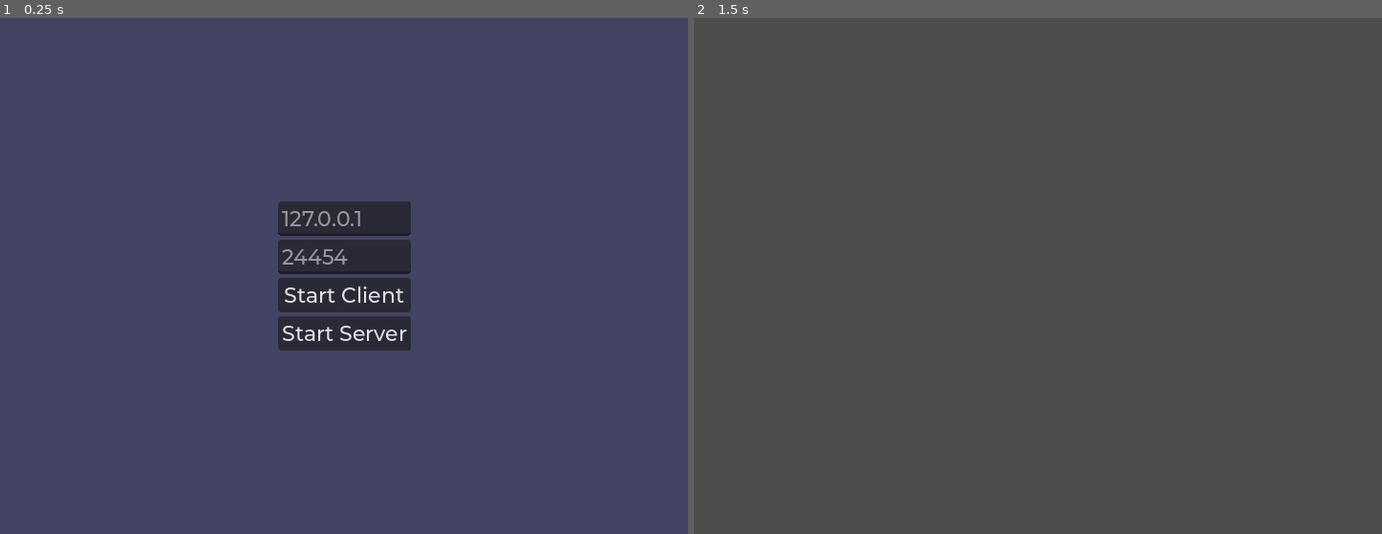
Above: before the commit, frames 1-2 (left to right).
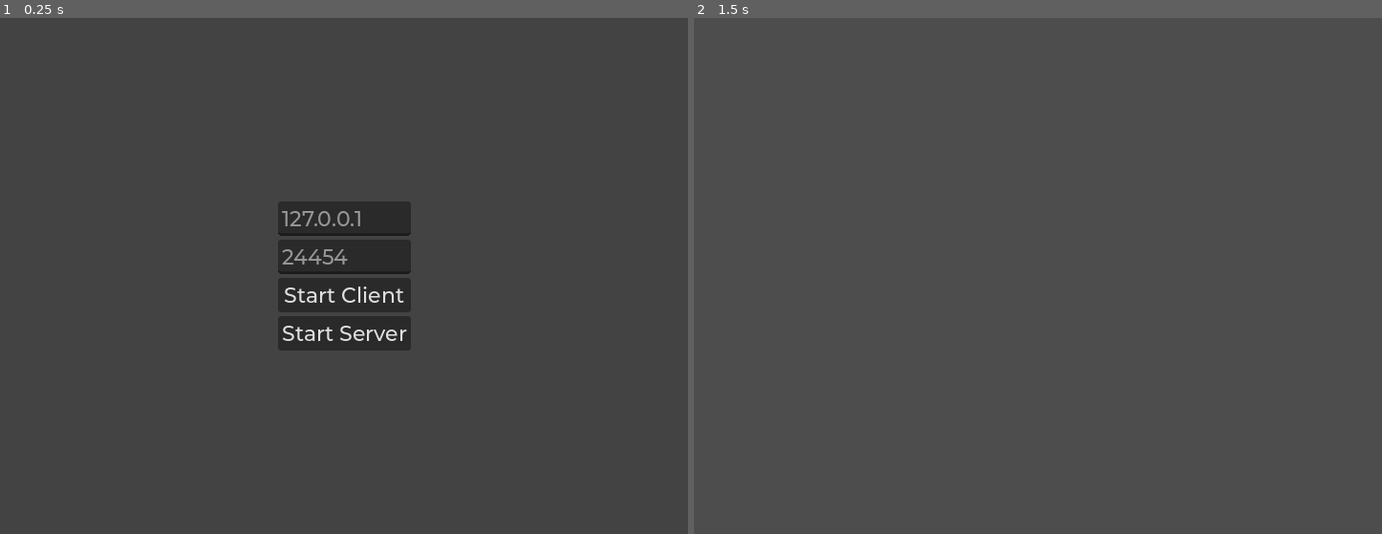
Above: after the commit, the same moments.

Repository: shmingusdingus/wizard-slop
Game: Godot game, scene res://scenes/main.tscn
Same seed, same stepped clock (60 frames per second), same inputs: the game is played once before the commit and once after it.
Inputs:
- Up to frame 1 (0.25 s): no input
- Up to frame 2 (1.5 s): click "Start Server" at 0.5 s; tap Enter at 1.25 s; hold D (move_right) from 1.28 s (still down); hold J (rune_cast) from 1.28 s (still down)

The runs differ from the first frame. In frame 1, 95% of the frame differs, in the area x 0-100%, y 0-100%; in frame 2, nothing differs.

Commit message:
Add basic respawn, with errors

Diff:
--- a/project.godot
+++ b/project.godot
@@ -19,6 +19,7 @@
 
 MusicPlayer="*res://scenes/music_player.tscn"
 NetworkHandler="*res://scripts/network_handler.gd"
+GameEvents="*res://scripts/game_events.gd"
 
 [display]
 
@@ -96,16 +97,6 @@
 "events": [Object(InputEventKey,"resource_local_to_scene":false,"resource_name":"","device":-1,"window_id":0,"alt_press …(192 unchanged characters)…
 ]
 }
-create_server={
-"deadzone": 0.2,
-"events": [Object(InputEventKey,"resource_local_to_scene":false,"resource_name":"","device":-1,"window_id":0,"alt_pressed":false,"shift_pressed":false,"ctrl_pressed":false,"meta_pressed":false,"pressed":false,"keycode":0,"physical_keycode":4194439,"key_label":0,"unicode":49,"location":0,"echo":false,"script":null)
-]
-}
-create_client={
-"deadzone": 0.2,
-"events": [Object(InputEventKey,"resource_local_to_scene":false,"resource_name":"","device":-1,"window_id":0,"alt_pressed":false,"shift_pressed":false,"ctrl_pressed":false,"meta_pressed":false,"pressed":false,"keycode":0,"physical_keycode":4194440,"key_label":0,"unicode":50,"location":0,"echo":false,"script":null)
-]
-}
 
 [layer_names]
 
--- a/scenes/main.tscn
+++ b/scenes/main.tscn
@@ -1,10 +1,11 @@
-[gd_scene load_steps=9 format=3 uid="uid://bta11quox1k0i"]
+[gd_scene load_steps=10 format=3 uid="uid://bta11quox1k0i"]
 
 [ext_resource type="Script" uid="uid://c2575xxndpfwr" path="res://scripts/main.gd" id="1_tbgi4"]
 [ext_resource type="PackedScene" uid="uid://d281rpu4m46xo" path="res://scenes/player.tscn" id="2_tefeu"]
 [ext_resource type="PackedScene" uid="uid://na58botoqv7o" path="res://scenes/arena.tscn" id="3_o6xl0"]
 [ext_resource type="Script" uid="uid://cdrhor5evn08p" path="res://scripts/multiplayer_spawner.gd" id="4_o6xl0"]
 [ext_resource type="FontFile" uid="uid://d26ygm7uwqeib" path="res://fonts/Montserrat-Medium.ttf" id="4_tipki"]
+[ext_resource type="Script" uid="uid://bx44wlu5prwpj" path="res://scenes/user_interface.gd" id="6_tefeu"]
 
 [sub_resource type="StyleBoxFlat" id="StyleBoxFlat_tefeu"]
 content_margin_left = 4.0
@@ -47,7 +48,7 @@
 [node name="Main" type="Node"]
 script = ExtResource("1_tbgi4")
 
-[node name="MultiplayerSpawner" type="MultiplayerSpawner" parent="." node_paths=PackedStringArray("team_zed_pos_spawn", "team_zed_neg_spawn")]
+[node name="MultiplayerSpawner" type="MultiplayerSpawner" parent="." node_paths=PackedStringArray("team_zed_pos_spawn", "team_zed_neg_spawn") groups=["player_spawner"]]
 _spawnable_scenes = PackedStringArray("uid://d281rpu4m46xo")
 spawn_path = NodePath("../Players")
 script = ExtResource("4_o6xl0")
@@ -73,18 +74,18 @@
 grow_horizontal = 2
 grow_vertical = 2
 theme = SubResource("Theme_lquwl")
+script = ExtResource("6_tefeu")
 
-[node name="Retry" type="ColorRect" parent="UserInterface"]
-visible = false
+[node name="RespawnScreen" type="ColorRect" parent="UserInterface"]
 layout_mode = 1
 anchors_preset = 15
 anchor_right = 1.0
 anchor_bottom = 1.0
 grow_horizontal = 2
 grow_vertical = 2
-color = Color(0, 0, 0, 0.14901961)
+color = Color(0, 0, 0, 0.1254902)
 
-[node name="RetryLabel" type="Label" parent="UserInterface/Retry"]
+[node name="RespawnContainer" type="VBoxContainer" parent="UserInterface/RespawnScreen"]
 layout_mode = 1
 anchors_preset = 8
 anchor_left = 0.5
@@ -92,20 +93,23 @@
 anchor_right = 0.5
 anchor_bottom = 0.5
 offset_left = -20.0
-offset_top = -14.0
+offset_top = -20.0
 offset_right = 20.0
-offset_bottom = 14.0
+offset_bottom = 20.0
 grow_horizontal = 2
 grow_vertical = 2
-text = "Press \"Space\" to Respawn"
 
-[node name="ConnectionMenu" type="ColorRect" parent="UserInterface"]
+[node name="RespawnButton" type="Button" parent="UserInterface/RespawnScreen/RespawnContainer"]
+layout_mode = 2
+text = "Respawn"
+
+[node name="ConnectionScreen" type="ColorRect" parent="UserInterface"]
 layout_mode = 1
 offset_right = 720.0
 offset_bottom = 540.0
-color = Color(0, 0, 1, 0.1254902)
+color = Color(0, 0, 0, 0.1254902)
 
-[node name="ConnectionContainer" type="VBoxContainer" parent="UserInterface/ConnectionMenu"]
+[node name="ConnectionContainer" type="VBoxContainer" parent="UserInterface/ConnectionScreen"]
 layout_mode = 1
 anchors_preset = 8
 anchor_left = 0.5
@@ -119,19 +123,19 @@
 grow_horizontal = 2
 grow_vertical = 2
 
-[node name="ServerIp" type="LineEdit" parent="UserInterface/ConnectionMenu/ConnectionContainer"]
+[node name="ServerIp" type="LineEdit" parent="UserInterface/ConnectionScreen/ConnectionContainer"]
 layout_mode = 2
 placeholder_text = "127.0.0.1"
 
-[node name="ServerPort" type="LineEdit" parent="UserInterface/ConnectionMenu/ConnectionContainer"]
+[node name="ServerPort" type="LineEdit" parent="UserInterface/ConnectionScreen/ConnectionContainer"]
 layout_mode = 2
 placeholder_text = "24454"
 
-[node name="ClientButton" type="Button" parent="UserInterface/ConnectionMenu/ConnectionContainer"]
+[node name="ClientButton" type="Button" parent="UserInterface/ConnectionScreen/ConnectionContainer"]
 layout_mode = 2
 text = "Start Client"
 
-[node name="ServerButton" type="Button" parent="UserInterface/ConnectionMenu/ConnectionContainer"]
+[node name="ServerButton" type="Button" parent="UserInterface/ConnectionScreen/ConnectionContainer"]
 layout_mode = 2
 text = "Start Server"
 
@@ -144,5 +148,6 @@
 [node name="SpawnZedNeg" type="Marker3D" parent="."]
 transform = Transform3D(-0.99999994, 0, -8.742277e-08, 0, 1, 0, 8.742277e-08, 0, -0.99999994, 0, 0.5, -10)
 
-[connection signal="pressed" from="UserInterface/ConnectionMenu/ConnectionContainer/ClientButton" to="." method="_on_client_button_pressed"]
-[connection signal="pressed" from="UserInterface/ConnectionMenu/ConnectionContainer/ServerButton" to="." method="_on_server_button_pressed"]
+[connection signal="pressed" from="UserInterface/RespawnScreen/RespawnContainer/RespawnButton" to="UserInterface" method="_on_respawn_button_pressed"]
+[connection signal="pressed" from="UserInterface/ConnectionScreen/ConnectionContainer/ClientButton" to="UserInterface" method="_on_client_button_pressed"]
+[connection signal="pressed" from="UserInterface/ConnectionScreen/ConnectionContainer/ServerButton" to="UserInterface" method="_on_server_button_pressed"]
--- /dev/null
+++ b/scenes/user_interface.gd
@@ -0,0 +1,45 @@
+extends Control
+
+func _ready():
+	$RespawnScreen.hide()
+	GameEvents.local_player_died.connect(_on_player_death_signal)
+
+# Respawn Screen
+
+func _on_player_death_signal():
+	$RespawnScreen.show()
+
+func _on_respawn_button_pressed() -> void:
+	$RespawnScreen.hide()
+	var spawner = get_tree().get_first_node_in_group("player_spawner")
+	spawner.request_respawn.rpc_id(1)
+
+# Connection Screen
+
+func _on_server_button_pressed() -> void:
+	if $ConnectionScreen/ConnectionContainer/ServerPort:
+		var port_text = $ConnectionScreen/ConnectionContainer/ServerPort.text
+		var port = 24454
+
+		if not port_text.is_empty():
+			port = int(port_text)
+
+		if port >= 1 and port <= 65535:
+			NetworkHandler.start_server(port)
+			$ConnectionScreen.hide()
+
+func _on_client_button_pressed() -> void:
+	if $ConnectionScreen/ConnectionContainer/ServerIp and $ConnectionScreen/ConnectionContainer/ServerPort:
+		var ip = $ConnectionScreen/ConnectionContainer/ServerIp.text
+		var port_text = $ConnectionScreen/ConnectionContainer/ServerPort.text
+		var port = 24454
+
+		if ip.is_empty():
+			ip = "127.0.0.1"
+
+		if not port_text.is_empty():
+			port = int(port_text)
+
+		if ip.is_valid_ip_address() and port >= 1 and port <= 65535:
+			NetworkHandler.start_client(ip, port)
+			$ConnectionScreen.hide()
--- /dev/null
+++ b/scripts/game_events.gd
@@ -0,0 +1,4 @@
+extends Node
+
+@warning_ignore("unused_signal")
+signal local_player_died
--- a/scripts/main.gd
+++ b/scripts/main.gd
@@ -3,7 +3,6 @@
 @onready var projectile_spawner: MultiplayerSpawner = $ProjectileSpawner
 
 func _ready():
-	$UserInterface/Retry.hide()
 	projectile_spawner.spawn_function = _on_projectile_spawn_requested
 
 func _on_projectile_spawn_requested(data: Dictionary) -> Node:
@@ -12,44 +11,9 @@
 
 	proj.set_direction(data.dir)
 
-	# Use transform (local) here.
-	# If the ProjectileSpawner node is at (0,0,0),
-	# then local transform == global transform.
 	proj.transform = data.trans
 
 	var spell = Spell.new(load(data.e), res_f, load(data.m))
 	proj.initialize(spell)
 
 	return proj
-
-func _unhandled_input(event):
-	if event.is_action_pressed("ui_accept") and $UserInterface/Retry.visible:
-		get_tree().reload_current_scene()
-
-func _on_server_button_pressed() -> void:
-	if $UserInterface/ConnectionMenu/ConnectionContainer/ServerPort:
-		var port_text = $UserInterface/ConnectionMenu/ConnectionContainer/ServerPort.text
-		var port = 24454
-
-		if not port_text.is_empty():
-			port = int(port_text)
-
-		if port >= 1 and port <= 65535:
-			NetworkHandler.start_server(port)
-			$UserInterface/ConnectionMenu.hide()
-
-func _on_client_button_pressed() -> void:
-	if $UserInterface/ConnectionMenu/ConnectionContainer/ServerIp and $UserInterface/ConnectionMenu/ConnectionContainer/ServerPort:
-		var ip = $UserInterface/ConnectionMenu/ConnectionContainer/ServerIp.text
-		var port_text = $UserInterface/ConnectionMenu/ConnectionContainer/ServerPort.text
-		var port = 24454
-
-		if ip.is_empty():
-			ip = "127.0.0.1"
-
-		if not port_text.is_empty():
-			port = int(port_text)
-
-		if ip.is_valid_ip_address() and port >= 1 and port <= 65535:
-			NetworkHandler.start_client(ip, port)
-			$UserInterface/ConnectionMenu.hide()
--- a/scripts/multiplayer_spawner.gd
+++ b/scripts/multiplayer_spawner.gd
@@ -21,12 +21,26 @@
 	return player
 
 func spawn_player(id: int) -> void:
-	if !multiplayer.is_server(): return
+	if !multiplayer.is_server():
+		return
 
 	var spawn_position = calculate_team_spawn_position(id)
 
 	var spawn_data = {"id": id, "pos": spawn_position.global_position, "rot": spawn_position.global_rotation_degrees}
 	spawn(spawn_data)
+
+@rpc("any_peer", "call_local", "reliable")
+func request_respawn():
+	if not multiplayer.is_server():
+		return
+
+	var sender_id = multiplayer.get_remote_sender_id()
+	var player_node = get_node(spawn_path).get_node_or_null(str(sender_id))
+
+	if player_node: #and not player_node.is_queued_for_deletion():
+		return
+
+	spawn_player(sender_id)
 
 func calculate_team_spawn_position(id: int):
 	# Calculate which team has fewer players
@@ -37,7 +51,10 @@
 		else: team_zed_neg_count += 1
 
 	var assigned_team = 0 if team_zed_pos_count <= team_zed_neg_count else 1
-	player_teams[id] = assigned_team
+	if player_teams.get(id):
+		assigned_team = player_teams.get(id)
+	else:
+		player_teams[id] = assigned_team
 
 	var spawn_position = team_zed_pos_spawn if assigned_team == 0 else team_zed_neg_spawn
 
--- a/scripts/player.gd
+++ b/scripts/player.gd
@@ -304,8 +304,18 @@
 		$StatusBarAnchor/Sprite3D/SubViewport/HealthBar.value = health
 
 func _die_on_server():
-	# Handle respawning or death logic here
-	print("Player died!")
-	# Since the PlayerSpawner created this node,
-	# queue_free() on server will sync to all clients.
-	queue_free()
+	var dead_player_id = get_multiplayer_authority()
+	notify_client_death.rpc_id(dead_player_id)
+	print("Player ", dead_player_id, " has died.")
+	if has_node("StatusSynchronizer"):
+		$StatusSynchronizer.replication_config = null
+		$StatusSynchronizer.public_visibility = false
+
+	queue_free.call_deferred()
+
+@rpc("any_peer", "reliable")
+func notify_client_death():
+	if multiplayer.get_remote_sender_id() != 1:
+		return
+
+	GameEvents.local_player_died.emit()
Not shown, added: scenes/user_interface.gd.uid
Not shown, added: scripts/game_events.gd.uid
